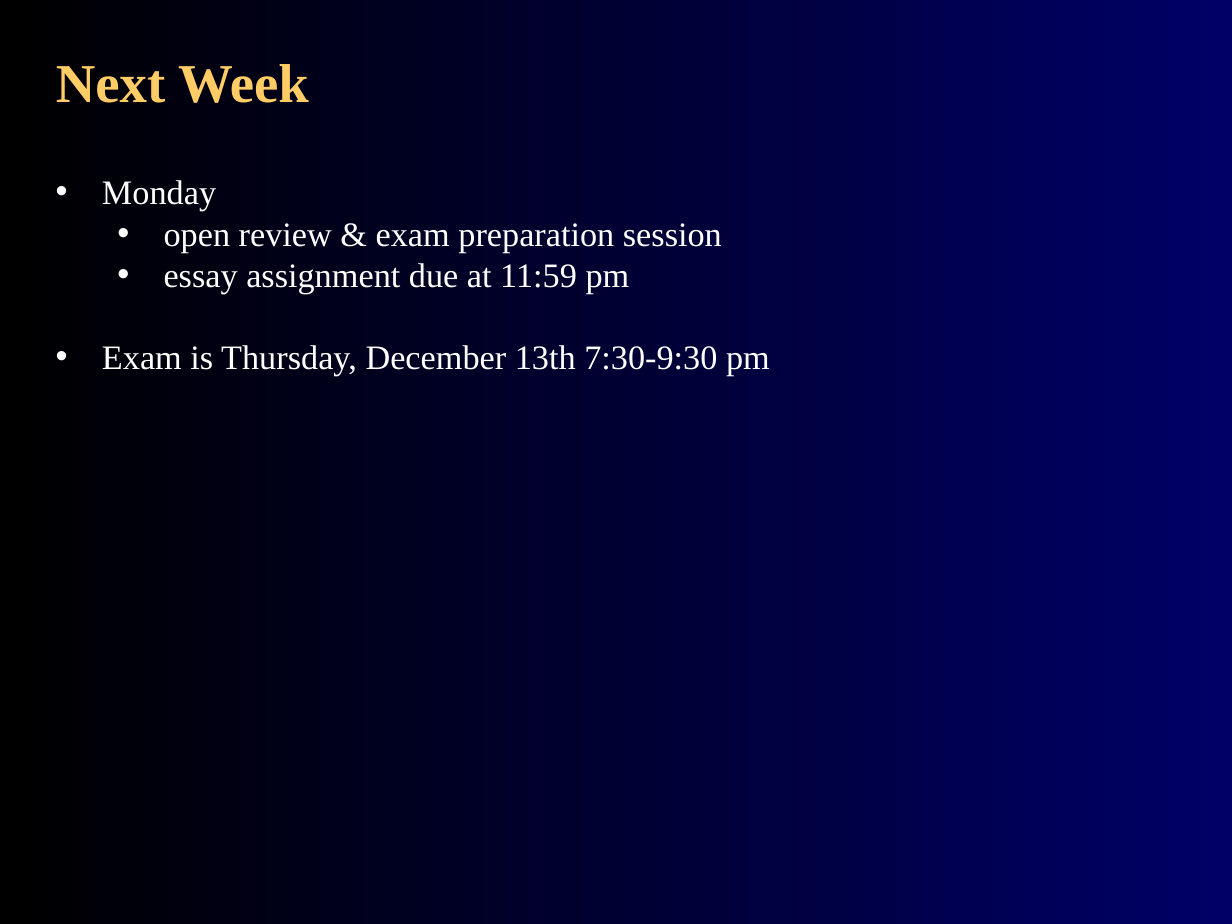
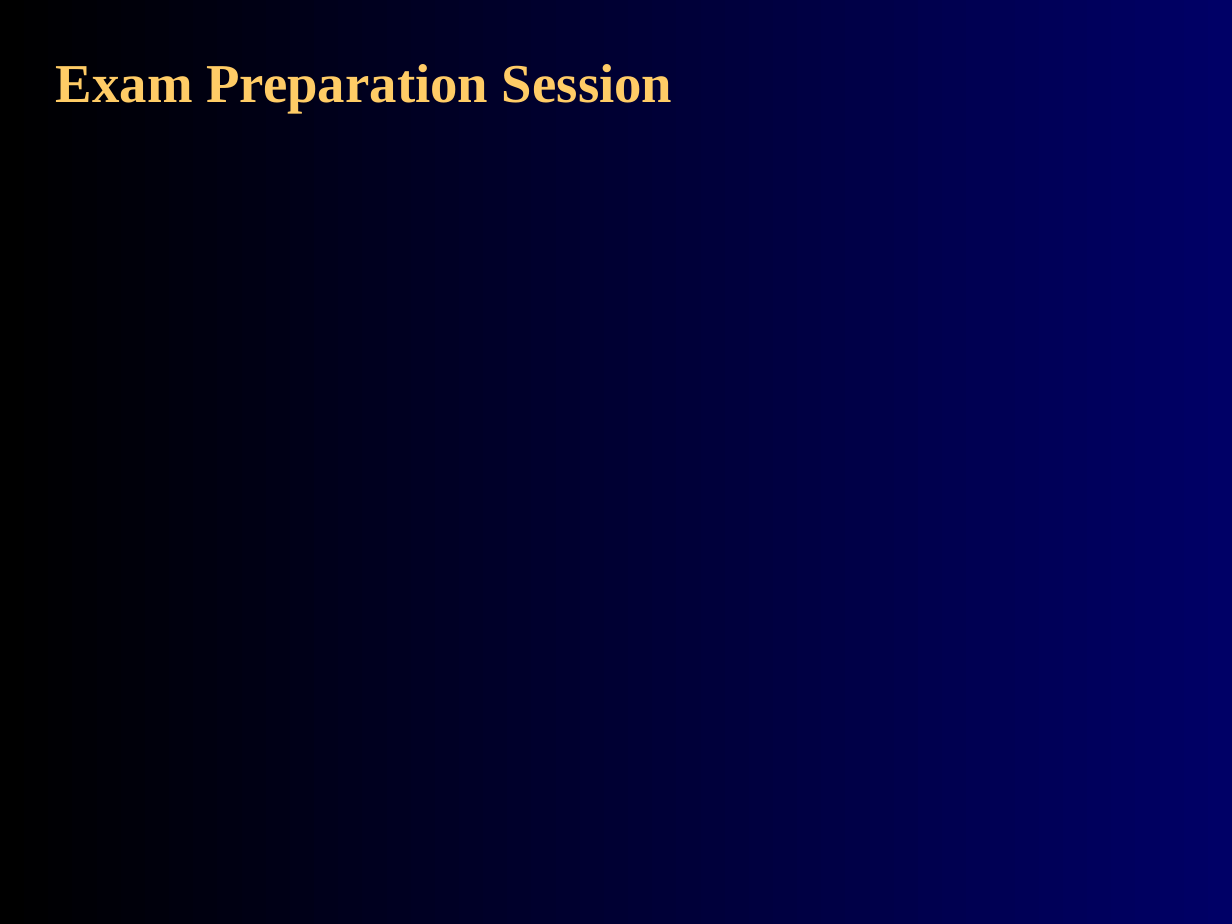
Before and after one commit to agmcarthur/Biochem-3BP3, a slide deck: slide 17 of Lectures/Lecture 11 - Adv DNA Sequencing.pptx. Drawn at 1232x924 pixels with LibreOffice and Linux fonts; fonts in the diff are those of the drawing. Boxes give left, top, right and bottom in pixels: in the first picture for what was removed or moved away, otherwise in the second. Text is boxed around its words. In the diff, an @@ line names an element or a change of style, - is before the commit and + after.

```diff
--- a/Lectures/Lecture 11 - Adv DNA Sequencing.pptx
+++ b/Lectures/Lecture 11 - Adv DNA Sequencing.pptx
@@ title at [56,64,672,112]: text changed @@
-Next Week
+Exam Preparation Session
@@ text removed at [102,180,770,376] @@
-• Monday
-  • open review & exam preparation session
-  • essay assignment due at 11:59 pm
-• Exam is Thursday, December 13th 7:30-9:30 pm
```
Also in this commit, not shown: 1 other file.
